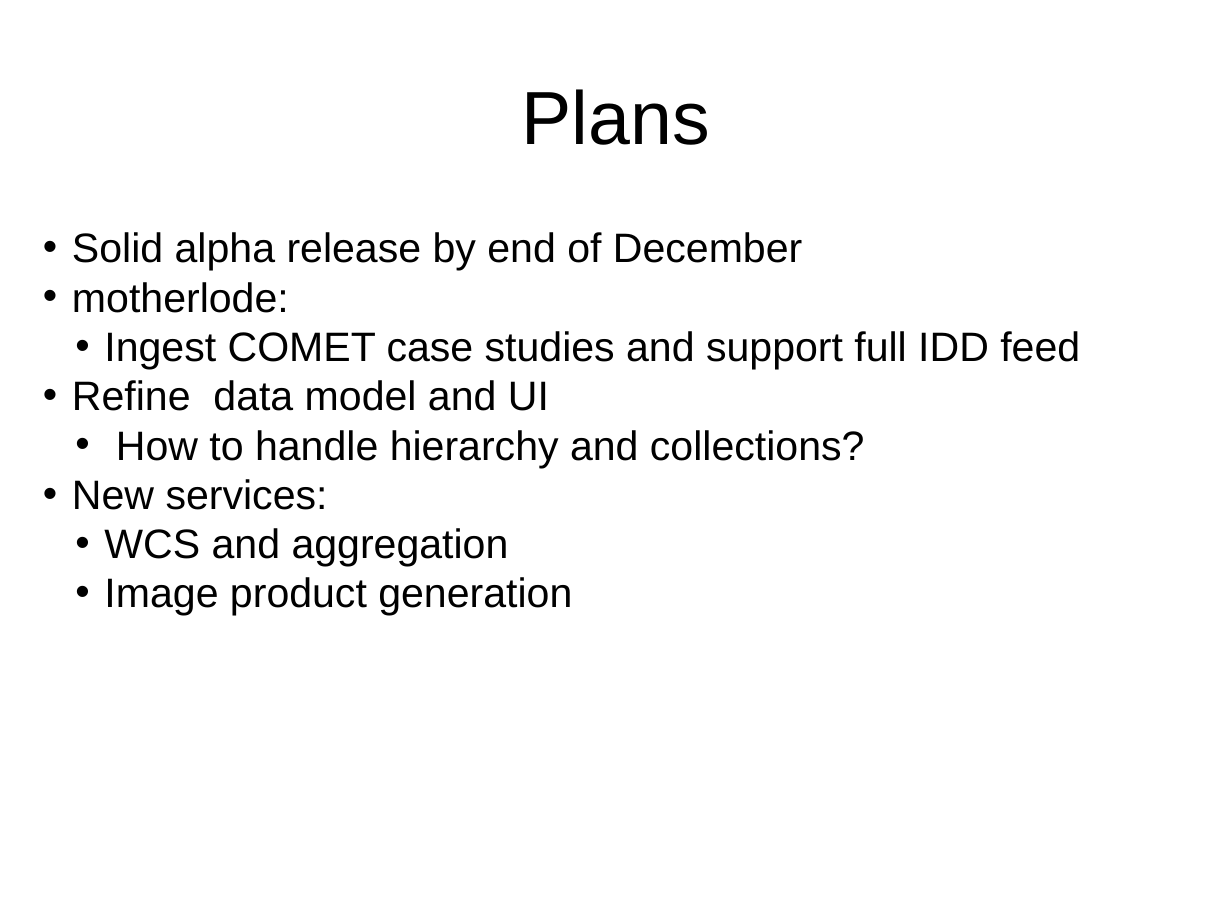
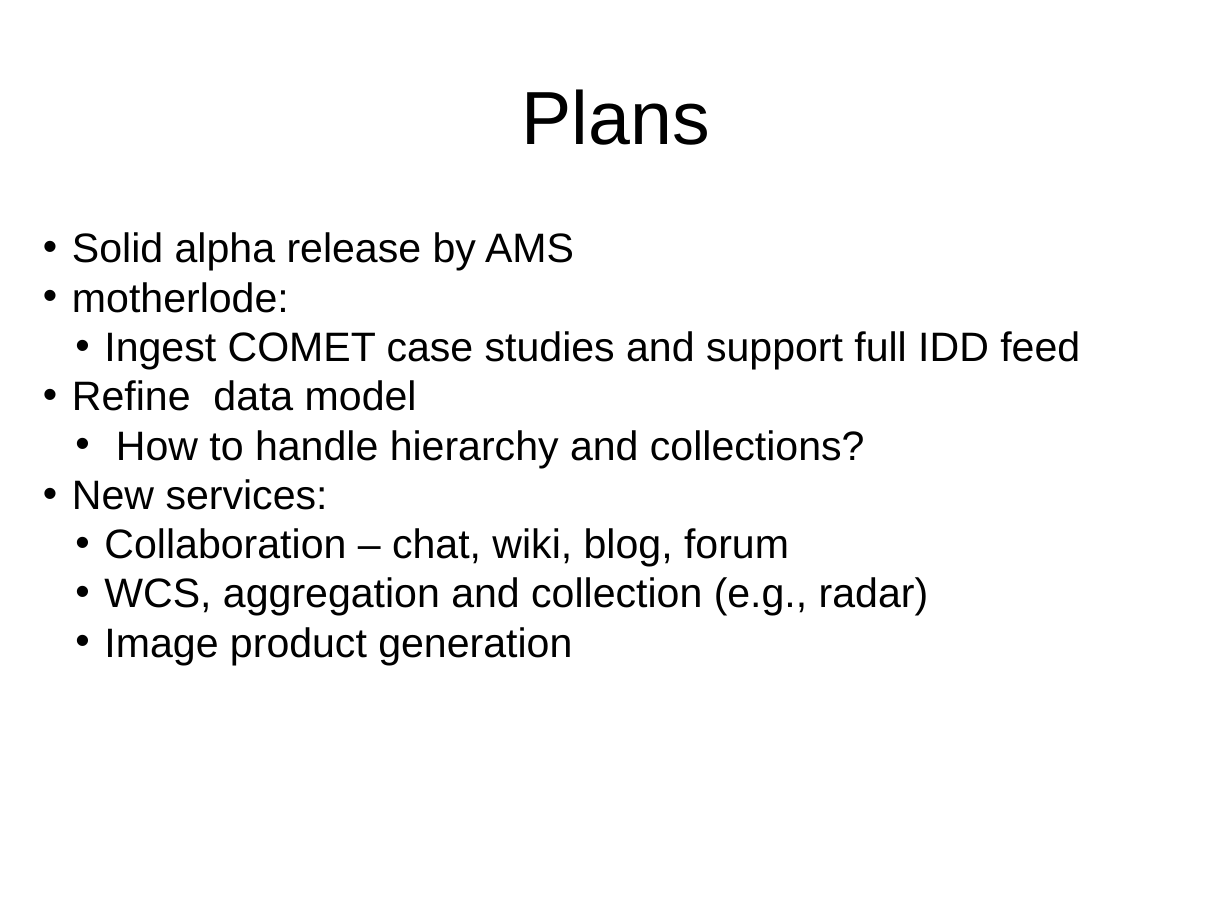
Before and after one commit to Unidata/IDV, a slide deck: slide 23 of ucar/unidata/repository/docs/presentations/architecture.ppt (slide 22 before the commit). Drawn at 1232x924 pixels with LibreOffice and Linux fonts; fonts in the diff are those of the drawing. Boxes give left, top, right and bottom in pixels: in the first picture for what was removed or moved away, otherwise in the second. Text is boxed around its words. In the diff, an @@ line names an element or a change of style, - is before the commit and + after.

Commit message:
Start in on the wiki

```diff
--- a/ucar/unidata/repository/docs/presentations/architecture.ppt
+++ b/ucar/unidata/repository/docs/presentations/architecture.ppt
@@ text at [72, 232, 574, 271]: text changed @@
-• Solid alpha release by end of December
+• Solid alpha release by AMS
@@ text at [72, 380, 417, 411]: text changed @@
-• Refine data model and UI
+• Refine data model
@@ text at [104, 528, 929, 616]: text changed @@
-  • WCS and aggregation
+  • Collaboration – chat, wiki, blog, forum
+  • WCS, aggregation and collection (e.g., radar)
```
Also in this commit, not shown: 5 other slides changed, 2 slides added, 1 slide removed, 38 other files.
